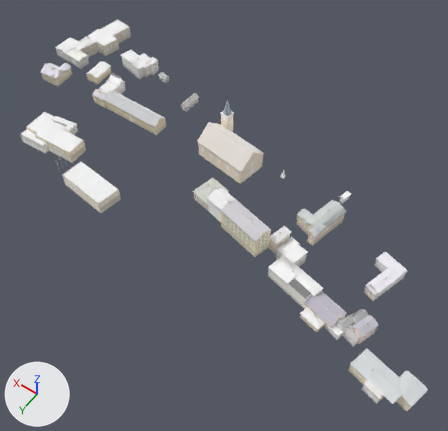
A saved change to the glTF model world/buildings/b_-7_-12.glb.
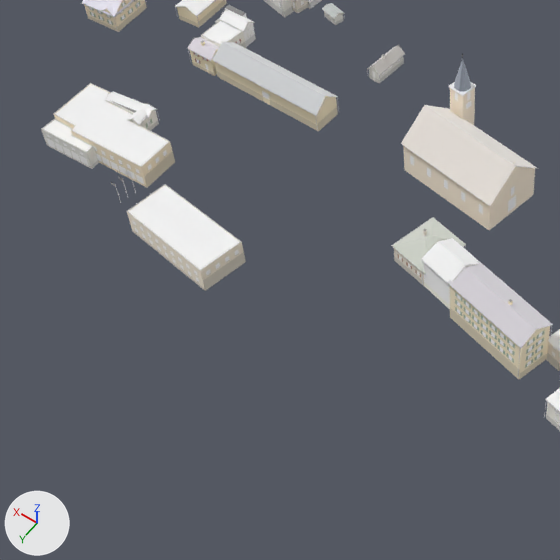
Each version appears first whole from a 50 mm lens placed at (-1798.0, 3167.0, 608.0), pointed at (-1687.0, 3012.0, 365.0), and next in a close-up on the part from 0% to 61% of the width and 16% to 80% of the height. The axes (+X, +Y, +Z) are drawn at lower left. The lights are the same throughout. The older version's two pictures come first. Vertices at exactly the same position are counted once.

Names of what the first close-up shows: 'bld'.
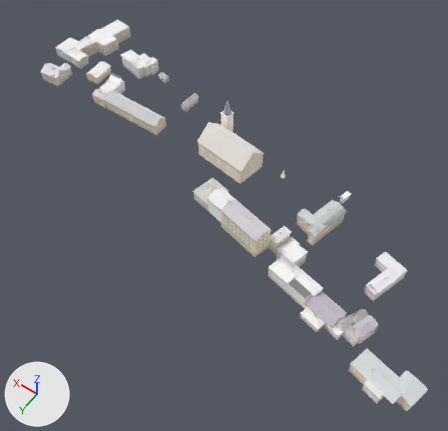
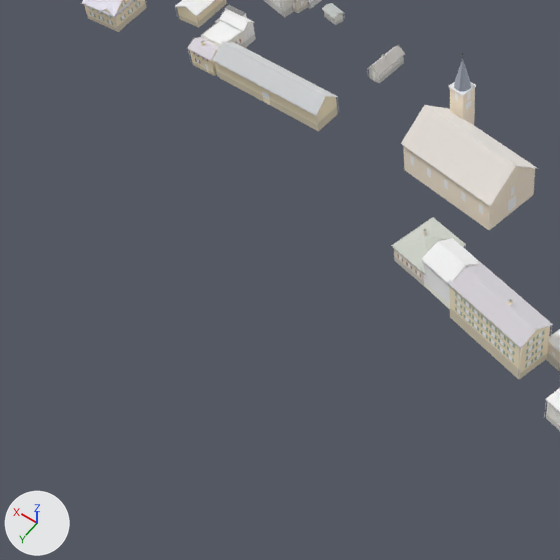
The change, as a list of edits to the scene's bpy script:
```text
Change me_bld:
    used by ob_bld; location = (0.0, 0.0, 0.0)
    remove me_bld.from_pydata(...)  # 12915 vertices, 9718 faces; spans x -1807.0..-1538.0, y 2933.0..3055.0, z 364.0..403.0
    add me_bld.from_pydata(...)  # 11454 vertices, 8604 faces; spans x -1807.0..-1538.0, y 2933.0..3055.0, z 364.0..403.0
    me_bld part 1: 219 loose pieces with 1461 vertices, spanning x -1641.0..-1572.0, y 3016.0..3049.0, z 369.0..378.0, are deleted
```

Boxes [x1, y1, x2, y2] around the edits, measured in the close-ups (560 x 560 px):
'bld', reshaped
    before: [41, 0, 560, 431]
    after: [82, 0, 560, 431]
part 1 of me_bld, deleted
    before: [41, 83, 246, 291]
